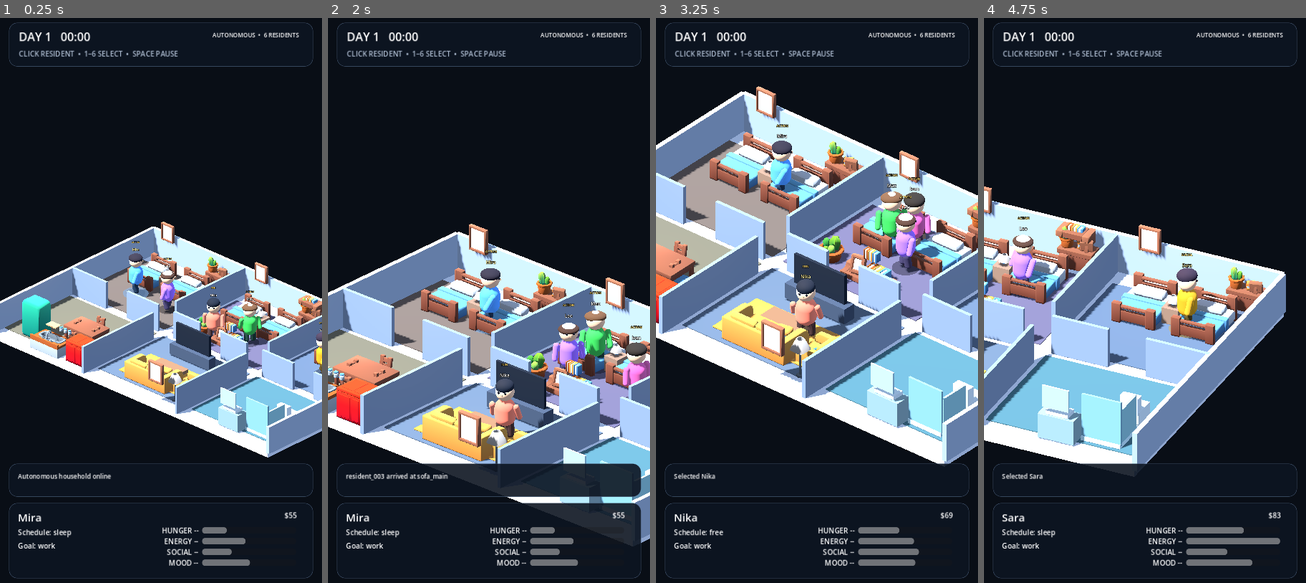
Above: before the commit, frames 1-4 (left to right).
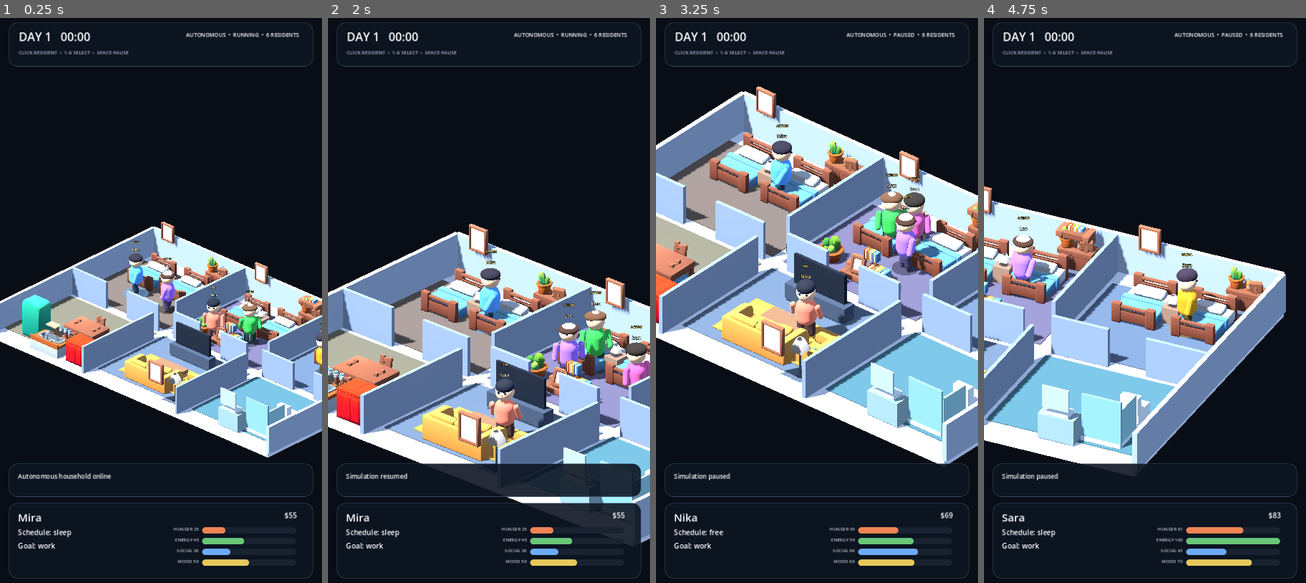
Above: after the commit, the same moments.

Repository: motomotoo2001-maker/lifebox-live
Game: Godot game, scene res://scenes/debug/visual_showcase.tscn
The game is run twice, just before and just after one commit, with the same random seed, the same clock (stepped at 60 frames per second) and the same inputs. The project has no main scene, so this scene is started directly.
Inputs (mouse positions are in pixels of both pictures, inside the frame that each line leads up to):
- Up to frame 1 (0.25 s): no input
- Up to frame 2 (2 s): tap Enter at 0.5 s; move the mouse to (559, 272) at 0.52 s; tap Space at 0.6, 0.77, 1.07, 1.52, 1.55, 1.82 s; click (559, 272) at 0.67 s; move the mouse to (424, 328) at 1.27 s; tap 1 at 1.35 s; click (424, 328) at 1.42 s
- Up to frame 3 (3.25 s): move the mouse to (849, 176) at 2.02 s; tap 2 at 2.1 s; click (849, 176) at 2.17 s; tap Space at 2.3, 3.02, 3.05 s; move the mouse to (800, 413) at 2.77 s; tap 3 at 2.85 s; click (800, 413) at 2.92 s
- Up to frame 4 (4.75 s): tap Space at 3.32, 3.77, 3.8, 4.07, 4.52, 4.55 s; move the mouse to (1241, 385) at 3.52 s; tap 4 at 3.6 s; click (1241, 385) at 3.67 s; move the mouse to (1048, 215) at 4.27 s; tap 5 at 4.35 s; click (1048, 215) at 4.42 s

The runs differ from the first frame. In frame 1, 1.4% of the frame differs, in the area x 5-93%, y 2-97%; in frame 2, 1.6%; in frame 3, 1.7%; in frame 4, 1.9%.
Error before the commit: Invalid call. Nonexistent function 'set_simulation_running' in base 'Control (VisualHUD)'. (res://scripts/presentation/visual_simulation_shell.gd:45)

Commit message:
ui: improve resident needs readability and pause state

Diff:
--- a/scripts/presentation/ui/visual_hud.gd
+++ b/scripts/presentation/ui/visual_hud.gd
@@ -3,11 +3,16 @@
 
 @onready var day_time_label: Label = $TopPanel/DayTimeLabel
 @onready var status_label: Label = $TopPanel/StatusLabel
+@onready var control_hint_label: Label = $TopPanel/ControlHintLabel
 @onready var event_label: Label = $EventPanel/EventLabel
 @onready var name_label: Label = $ResidentPanel/NameLabel
 @onready var schedule_label: Label = $ResidentPanel/ScheduleLabel
 @onready var goal_label: Label = $ResidentPanel/GoalLabel
 @onready var money_label: Label = $ResidentPanel/MoneyLabel
+@onready var hunger_label: Label = $ResidentPanel/HungerLabel
+@onready var energy_label: Label = $ResidentPanel/EnergyLabel
+@onready var social_label: Label = $ResidentPanel/SocialLabel
+@onready var mood_label: Label = $ResidentPanel/MoodLabel
 @onready var hunger_bar: ProgressBar = $ResidentPanel/HungerBar
 @onready var energy_bar: ProgressBar = $ResidentPanel/EnergyBar
 @onready var social_bar: ProgressBar = $ResidentPanel/SocialBar
@@ -17,6 +22,7 @@
 var _selected_resident_id: StringName = &""
 var _latest_event: String = "Simulation online"
 var _refresh_accumulator: float = 0.0
+var _simulation_running: bool = true
 
 func _ready() -> void:
 	_apply_styles()
@@ -39,6 +45,10 @@
 
 func set_selected_resident(character_id: StringName) -> void:
 	_selected_resident_id = character_id
+	refresh()
+
+func set_simulation_running(value: bool) -> void:
+	_simulation_running = value
 	refresh()
 
 func set_latest_event(value: String) -> void:
@@ -67,7 +77,10 @@
 		hour,
 		minute,
 	]
-	status_label.text = "AUTONOMOUS  •  %d RESIDENTS" % _world.characters().size()
+	status_label.text = "AUTONOMOUS  •  %s  •  %d RESIDENTS" % [
+		"RUNNING" if _simulation_running else "PAUSED",
+		_world.characters().size(),
+	]
 	event_label.text = _latest_event
 
 	var character: CharacterState = _world.get_character(_selected_resident_id)
@@ -83,6 +96,10 @@
 	energy_bar.value = character.needs.energy.value
 	social_bar.value = character.needs.social.value
 	mood_bar.value = character.needs.mood.value
+	hunger_label.text = "HUNGER %02d" % int(round(character.needs.hunger.value))
+	energy_label.text = "ENERGY %02d" % int(round(character.needs.energy.value))
+	social_label.text = "SOCIAL %02d" % int(round(character.needs.social.value))
+	mood_label.text = "MOOD %02d" % int(round(character.needs.mood.value))
 
 func _schedule_text(character: CharacterState) -> String:
 	if character.schedule == null:
@@ -123,6 +140,10 @@
 	schedule_label.text = "Schedule: —"
 	goal_label.text = "Goal: —"
 	money_label.text = "$0"
+	hunger_label.text = "HUNGER --"
+	energy_label.text = "ENERGY --"
+	social_label.text = "SOCIAL --"
+	mood_label.text = "MOOD --"
 	for bar in [hunger_bar, energy_bar, social_bar, mood_bar]:
 		bar.value = 0.0
 
@@ -136,11 +157,34 @@
 		panel.add_theme_stylebox_override("panel", style)
 
 	day_time_label.add_theme_font_size_override("font_size", 26)
-	status_label.add_theme_font_size_override("font_size", 13)
+	status_label.add_theme_font_size_override("font_size", 12)
+	control_hint_label.add_theme_font_size_override("font_size", 11)
 	name_label.add_theme_font_size_override("font_size", 24)
 	event_label.add_theme_font_size_override("font_size", 14)
 
-	for bar in [hunger_bar, energy_bar, social_bar, mood_bar]:
+	for label in [hunger_label, energy_label, social_label, mood_label]:
+		label.add_theme_font_size_override("font_size", 10)
+		label.modulate = Color("b7c2d0")
+
+	var progress_colors: Array[Color] = [
+		Color("ef8354"),
+		Color("69c779"),
+		Color("6da9f5"),
+		Color("e5c95c"),
+	]
+	var bars := [hunger_bar, energy_bar, social_bar, mood_bar]
+	for index in range(bars.size()):
+		var bar: ProgressBar = bars[index]
 		bar.min_value = 0.0
 		bar.max_value = 100.0
 		bar.show_percentage = false
+
+		var background := StyleBoxFlat.new()
+		background.bg_color = Color("182231")
+		background.set_corner_radius_all(7)
+		bar.add_theme_stylebox_override("background", background)
+
+		var fill := StyleBoxFlat.new()
+		fill.bg_color = progress_colors[index]
+		fill.set_corner_radius_all(7)
+		bar.add_theme_stylebox_override("fill", fill)
